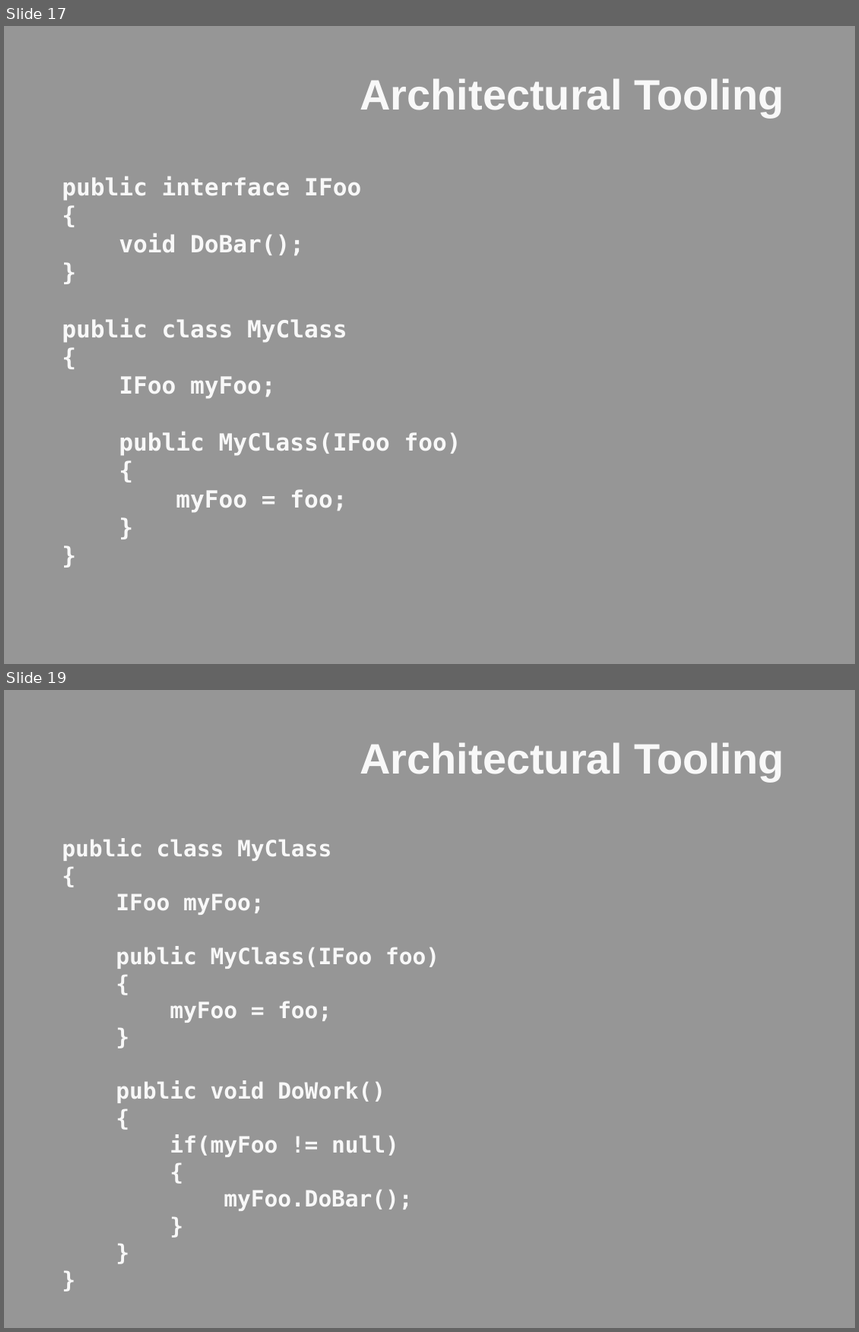
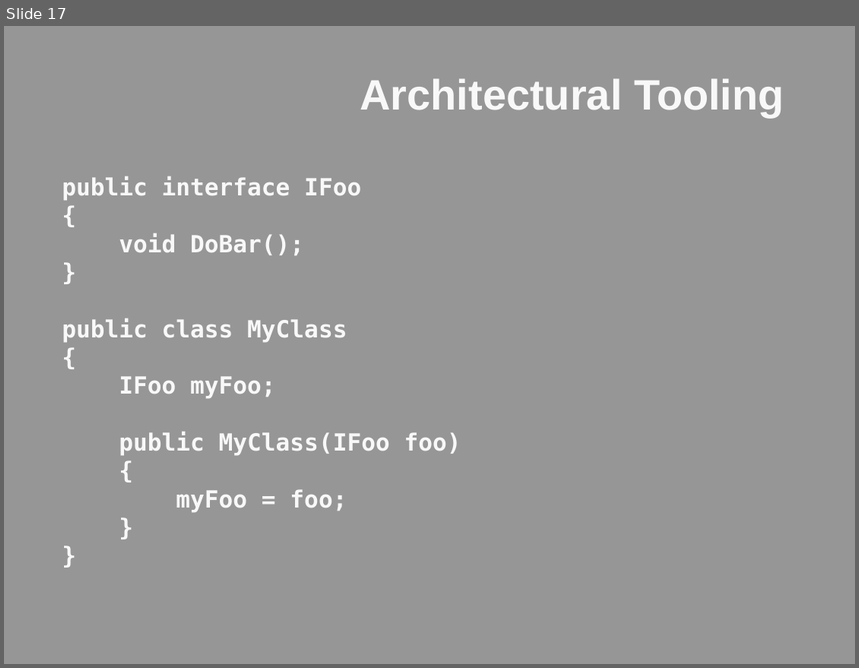
Before and after one commit to lozanotek/opensource, a slide deck: slides/lozano_aspnetconnections_APG201_Open_Source_Tools_Every_NET_Developer_Should_Use.pptx. Shown one above the other, each under a label of ours: slides 17 and 19 before the commit, slide 17 after it; the slides between them are not shown. The pictures are 859x1332 and 859x668 pixels, drawn with LibreOffice and Linux fonts; fonts in the diff are those of the drawing; background and template pictures are left out. Boxes give left, top, right and bottom in pixels: in the first picture for what was removed or moved away, otherwise in the second. Text is boxed around its words. In the diff, an @@ line names an element or a change of style, - is before the commit and + after.

```diff
--- a/slides/lozano_aspnetconnections_APG201_Open_Source_Tools_Every_NET_Developer_Should_Use.pptx
+++ b/slides/lozano_aspnetconnections_APG201_Open_Source_Tools_Every_NET_Developer_Should_Use.pptx
@@ slide 19 removed at [4, 690, 855, 1328], background picture (left out) @@
@@ title removed at [360, 742, 785, 780] @@
-Architectural Tooling
@@ text removed at [62, 838, 439, 1211] @@
-public class MyClass
-{
-IFoo myFoo;
-public MyClass(IFoo foo)
-{
-myFoo = foo;
-}
-public void DoWork()
-{
-if(myFoo != null)
-{
-myFoo.DoBar();
-}
-}
-}
```
Also in this commit, not shown: 7 slides changed, 55 other files.
